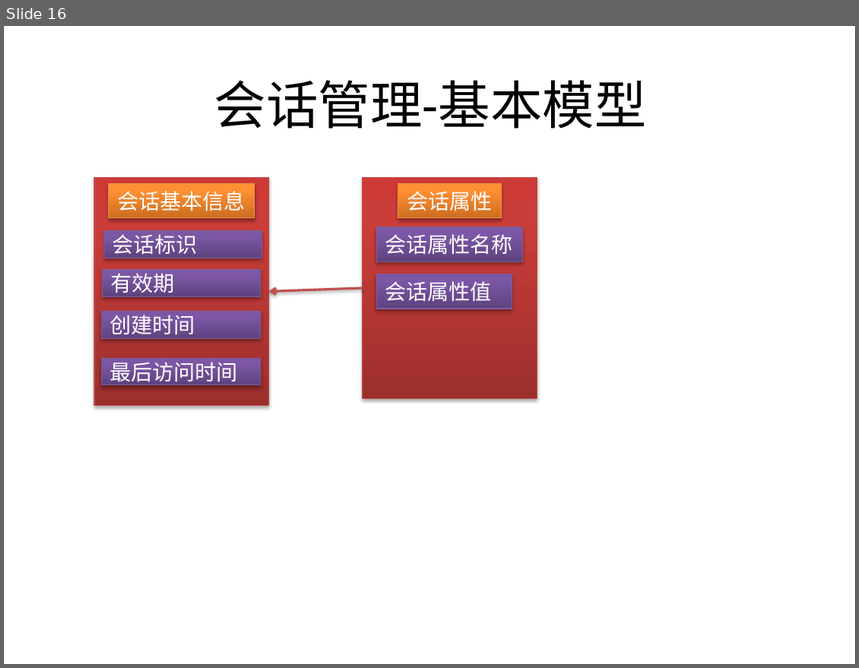
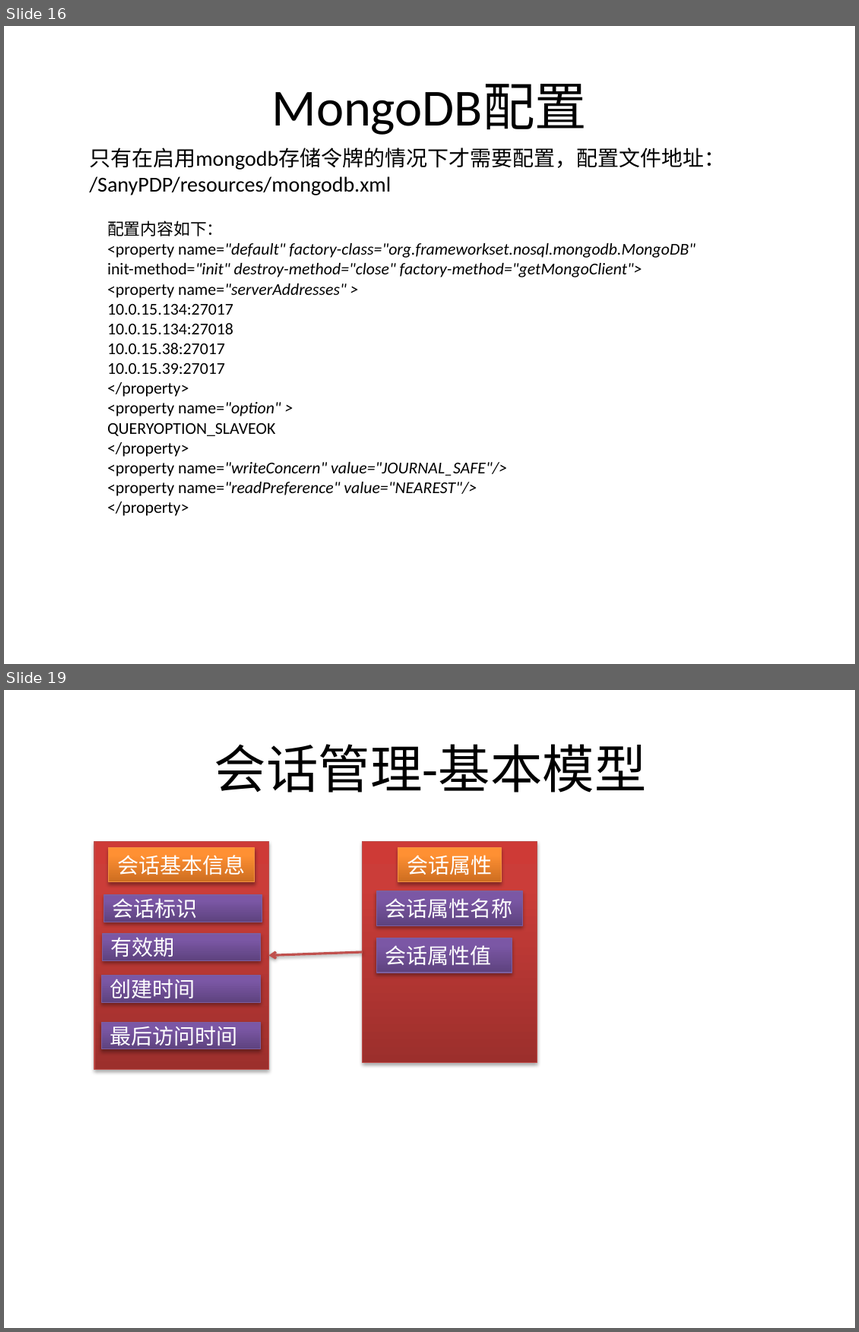
Before and after one commit to bbossgroups/bboss, a slide deck: 文档/令牌管理.pptx. Shown one above the other, each under a label of ours: slide 16 before the commit, slides 16 and 19 after it; the slides between them are not shown. The pictures are 859x668 and 859x1332 pixels, drawn with LibreOffice and Linux fonts; fonts in the diff are those of the drawing. Boxes give left, top, right and bottom in pixels: in the first picture for what was removed or moved away, otherwise in the second. Text is boxed around its words. In the diff, an @@ line names an element or a change of style, - is before the commit and + after.

```diff
--- a/文档/令牌管理.pptx
+++ b/文档/令牌管理.pptx
@@ slide 16 added at (4, 26, 855, 664), background #FFFFFF @@
@@ title added at (272, 84, 587, 135), 44 pt, text #000000 @@
+MongoDB配置
@@ text added at (89, 148, 725, 195), 18 pt, text #000000 @@
+只有在启用mongodb存储令牌的情况下才需要配置，配置文件地址：
+/SanyPDP/resources/mongodb.xml
@@ text added at (107, 221, 696, 516), 14 pt, text #000000, italic @@
+配置内容如下：
+<property name="default" factory-class="org.frameworkset.nosql.mongodb.MongoDB"
+init-method="init" destroy-method="close" factory-method="getMongoClient">
+<property name="serverAddresses" >
+10.0.15.134:27017
+10.0.15.134:27018
+10.0.15.38:27017
+10.0.15.39:27017
+</property>
+<property name="option" >
+QUERYOPTION_SLAVEOK
+</property>
+<property name="writeConcern" value="JOURNAL_SAFE"/>
+<property name="readPreference" value="NEAREST"/>
+</property>
@@ what was slide 16 is now slide 19 @@
```
Also in this commit, not shown: 1 slide changed, 2 other slides added, 16 other files.
